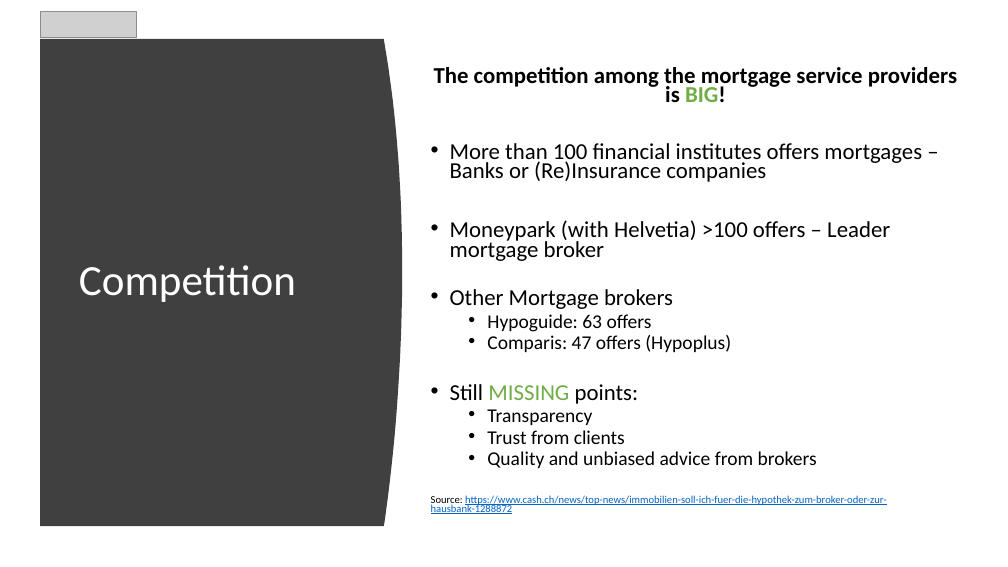
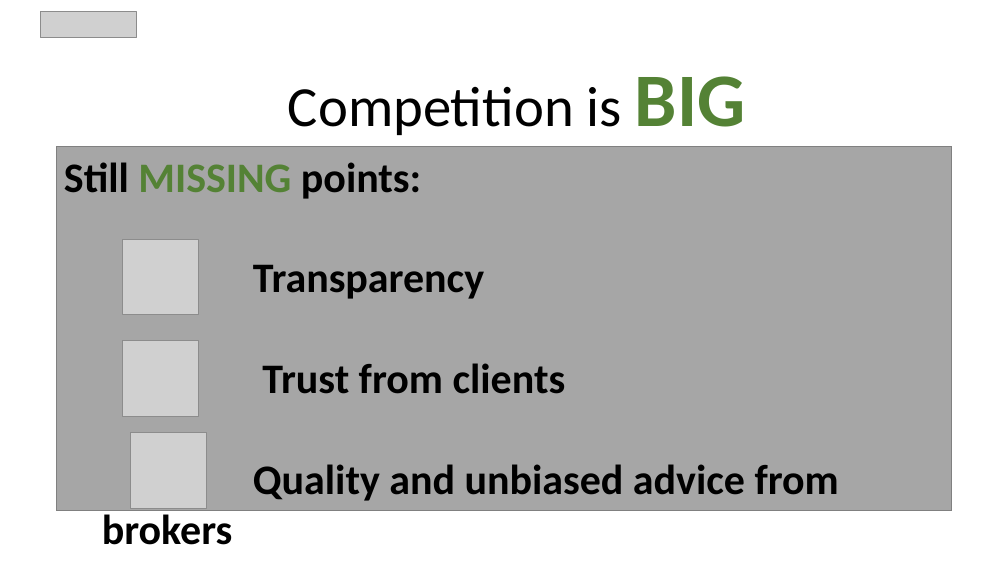
Before and after one commit to AgileBusinessAnalysis/09_TEAM, a slide deck: slide 5 of Final Pitch/FinalPitch_Happy Mortgage_V1.0.pptx. Drawn at 1008x567 pixels with LibreOffice and Linux fonts; fonts in the diff are those of the drawing; grey boxes stand for pictures. Boxes give left, top, right and bottom in pixels: in the first picture for what was removed or moved away, otherwise in the second. Text is boxed around its words. In the diff, an @@ line names an element or a change of style, - is before the commit and + after.

```diff
--- a/Final Pitch/FinalPitch_Happy Mortgage_V1.0.pptx
+++ b/Final Pitch/FinalPitch_Happy Mortgage_V1.0.pptx
@@ freeform shape removed at (40,39,402,526) @@
@@ text added at (288,76,746,135), 54 pt, text #000000 @@
+Competition is BIG
@@ text removed at (431,67,957,514) @@
-The competition among the mortgage service providers is BIG!
-• More than 100 financial institutes offers mortgages – Banks or (Re)Insurance companies
-• Moneypark (with Helvetia) >100 offers – Leader mortgage broker
-• Other Mortgage brokers
-  • Hypoguide: 63 offers
-  • Comparis: 47 offers (Hypoplus)
-• Still MISSING points:
-  • Transparency
-  • Trust from clients
-  • Quality and unbiased advice from brokers
-Source: https://www.cash.ch/news/top-news/immobilien-soll-ich-fuer-die-hypothek-zum-broker-oder-zur-hausbank-1288872
@@ title removed at (79,265,296,302) @@
-Competition
@@ group added at (57,147,952,510): 3 pictures, 1 rectangle @@
+Still MISSING points:
+  Transparency
+  Trust from clients
+  Quality and unbiased advice from brokers
```
Also in this commit, not shown: 3 other slides changed, 1 other file.
